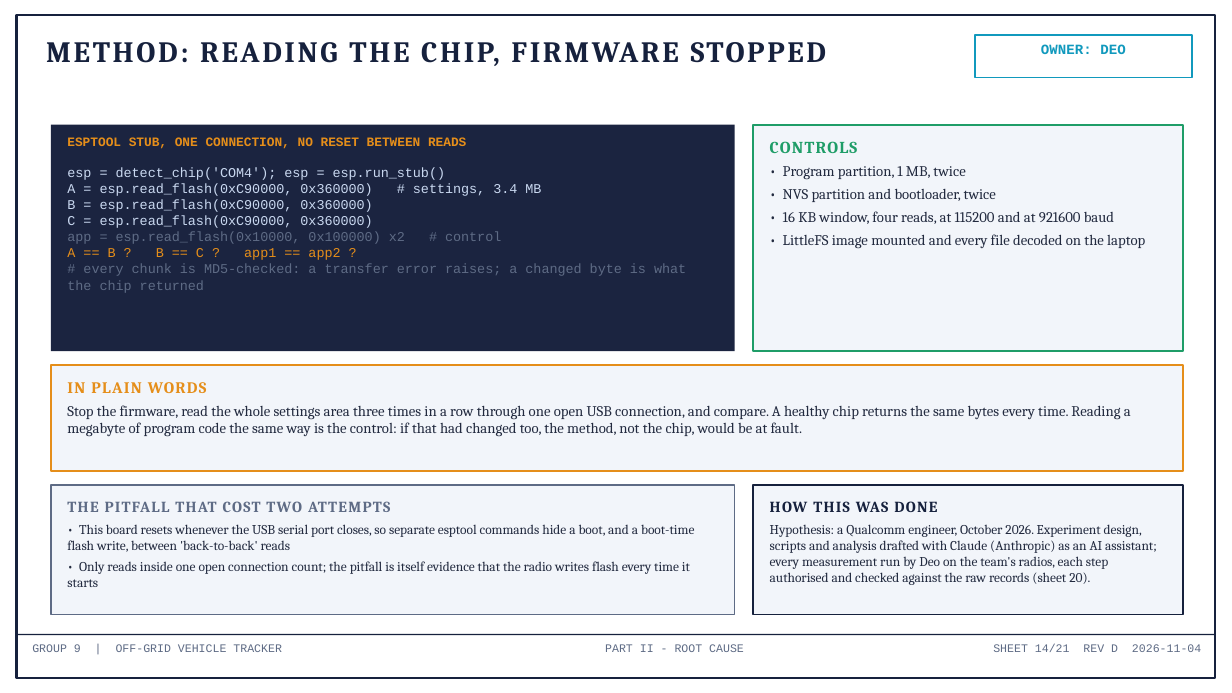
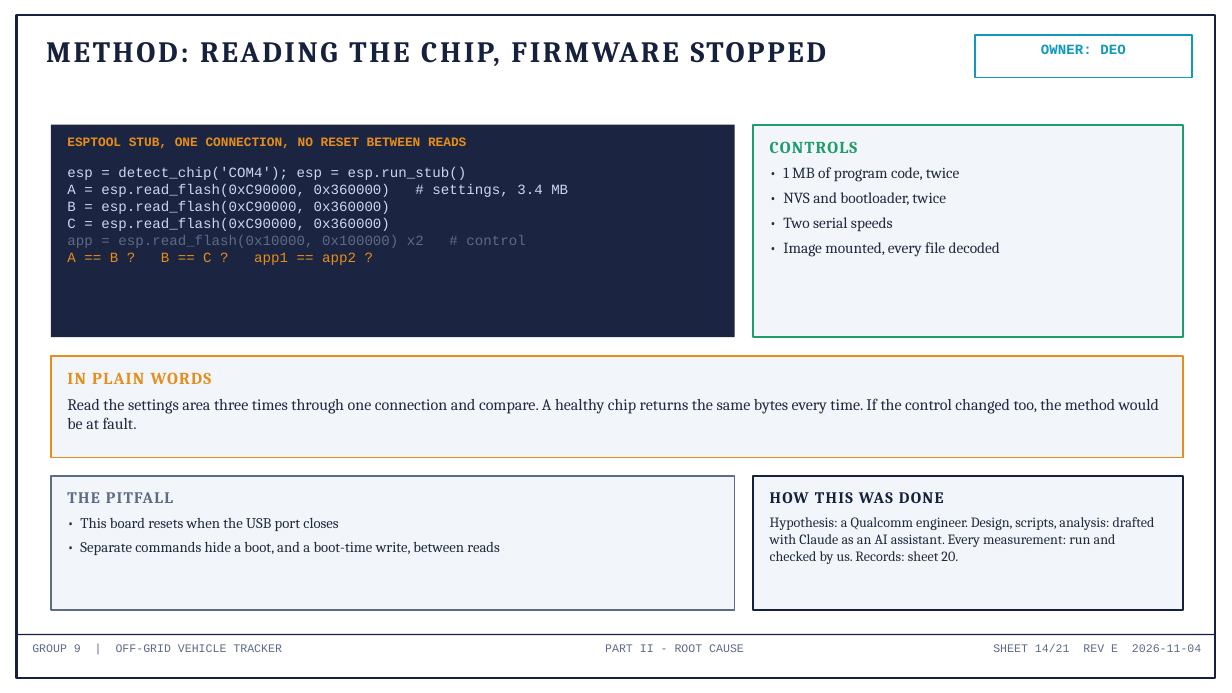
Before and after one commit to deosgracius/offgrid-vehicle-tracker, a slide deck: slide 14 of docs/presentations/Group9_Presentation.pptx. Drawn at 1232x693 pixels with LibreOffice and Linux fonts; fonts in the diff are those of the drawing. Boxes give left, top, right and bottom in pixels: in the first picture for what was removed or moved away, otherwise in the second. Text is boxed around its words. In the diff, an @@ line names an element or a change of style, - is before the commit and + after.

```diff
--- a/docs/presentations/Group9_Presentation.pptx
+++ b/docs/presentations/Group9_Presentation.pptx
@@ rectangle: place and size @@
-rectangle at box(51, 125, 735, 351)
+rectangle at box(51, 125, 735, 337)
@@ rectangle: place and size @@
-rectangle at box(753, 125, 1183, 351)
+rectangle at box(753, 125, 1183, 337)
@@ text "esp = detect_chip('COM4'); esp = ..." at box(67, 167, 568, 265): size 10.5 to 11 pt @@
@@ text at box(783, 167, 1000, 257): text changed; size 11.5 to 12 pt @@
-• Program partition, 1 MB, twice
-• NVS partition and bootloader, twice
-• 16 KB window, four reads, at 115200 and at 921600 baud
-• LittleFS image mounted and every file decoded on the laptop
+• 1 MB of program code, twice
+• NVS and bootloader, twice
+• Two serial speeds
+• Image mounted, every file decoded
@@ text at box(67, 264, 686, 293): paragraph removed @@
-# every chunk is MD5-checked: a transfer error raises; a changed byte is what the chip returned
@@ rectangle: place and size @@
-rectangle at box(51, 365, 1183, 471)
+rectangle at box(51, 356, 1183, 457)
@@ text at box(67, 372, 212, 384): size 12.5 to 13 pt in "IN PLAIN WORDS" @@
@@ text "IN PLAIN WORDS": place and size @@
-text "IN PLAIN WORDS" at box(67, 382, 1131, 437)
+text "IN PLAIN WORDS" at box(67, 372, 1159, 429)
@@ text at box(67, 398, 1159, 429): text changed; size 11.5 to 12.5 pt @@
-Stop the firmware, read the whole settings area three times in a row through one open USB connection, and compare. A healthy chip returns the same bytes every time. Reading a megabyte of program code the same way is the control: if that had changed too, the method, not the chip, would be at fault.
+Read the settings area three times through one connection and compare. A healthy chip returns the same bytes every time. If the control changed too, the method would be at fault.
@@ rectangle: place and size @@
-rectangle at box(51, 485, 735, 615)
+rectangle at box(51, 476, 735, 610)
@@ rectangle: place and size @@
-rectangle at box(753, 485, 1183, 615)
+rectangle at box(753, 476, 1183, 610)
@@ text at box(67, 492, 500, 555): text changed; size 10.5 to 11.5 pt @@
-THE PITFALL THAT COST TWO ATTEMPTS
-• This board resets whenever the USB serial port closes, so separate esptool commands hide a boot, and a boot-time flash write, between 'back-to-back' reads
-• Only reads inside one open connection count; the pitfall is itself evidence that the radio writes flash every time it starts
+THE PITFALL
+• This board resets when the USB port closes
+• Separate commands hide a boot, and a boot-time write, between reads
@@ text at box(770, 492, 944, 503): size 12 to 12.5 pt in "HOW THIS WAS DONE" @@
@@ text "HOW THIS WAS DONE": place and size @@
-text "HOW THIS WAS DONE" at box(770, 501, 1157, 585)
+text "HOW THIS WAS DONE" at box(770, 492, 1155, 564)
@@ text at box(770, 517, 1155, 564): text changed; size 10.5 to 11 pt @@
-Hypothesis: a Qualcomm engineer, October 2026. Experiment design, scripts and analysis drafted with Claude (Anthropic) as an AI assistant; every measurement run by Deo on the team's radios, each step authorised and checked against the raw records (sheet 20).
+Hypothesis: a Qualcomm engineer. Design, scripts, analysis: drafted with Claude as an AI assistant. Every measurement: run and checked by us. Records: sheet 20.
@@ text at box(993, 644, 1201, 652): text changed @@
-SHEET 14/21 REV D 2026-11-04
+SHEET 14/21 REV E 2026-11-04
```
Also in this commit, not shown: 20 other slides changed, 24 other files.
